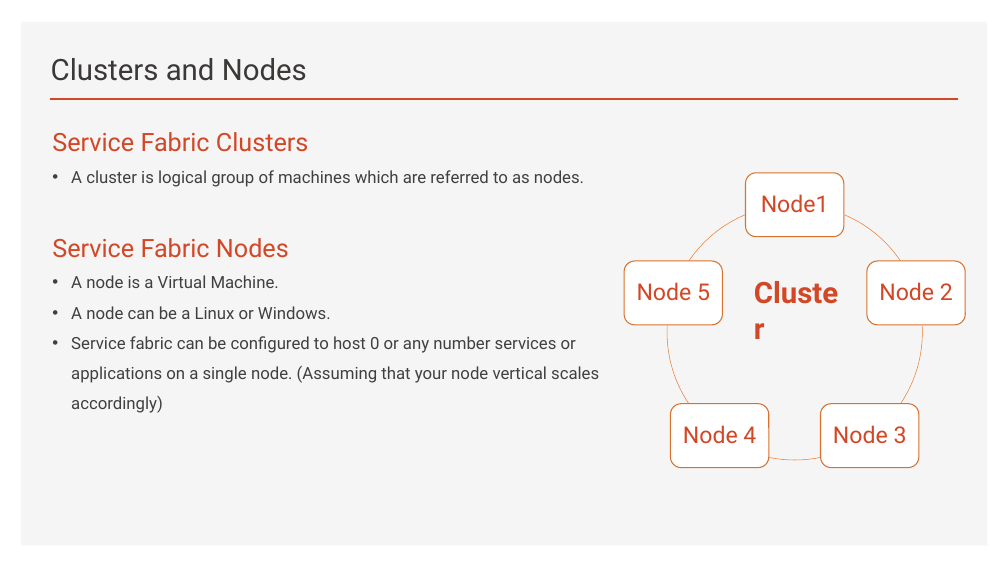
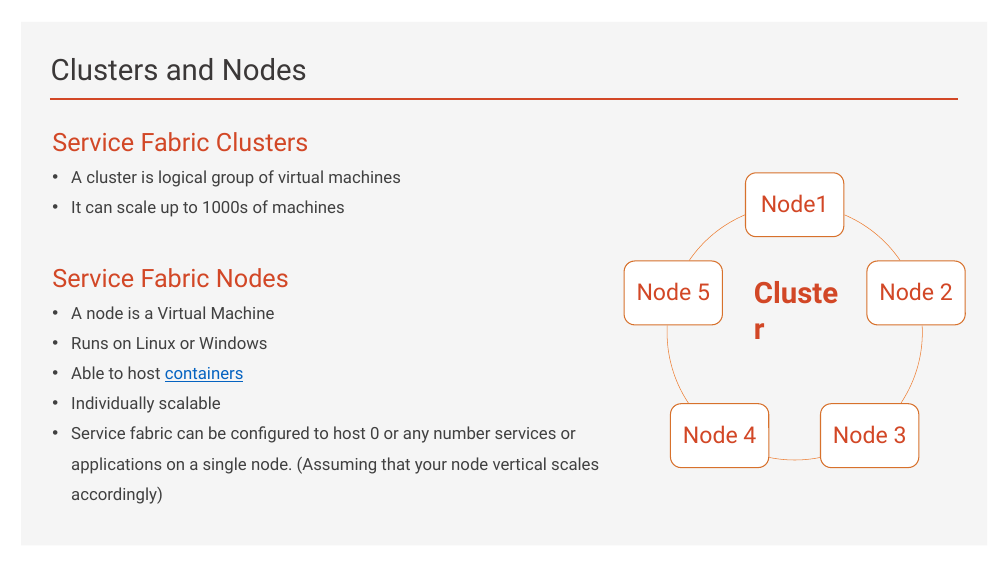
Before and after one commit to brianperera/EasyMaintain, a slide deck: slide 18 of Documents/MicroServices.pptx (slide 15 before the commit). Drawn at 1008x567 pixels with LibreOffice and Linux fonts; fonts in the diff are those of the drawing. Boxes give left, top, right and bottom in pixels: in the first picture for what was removed or moved away, otherwise in the second. Text is boxed around its words. In the diff, an @@ line names an element or a change of style, - is before the commit and + after.

```diff
--- a/Documents/MicroServices.pptx
+++ b/Documents/MicroServices.pptx
@@ text at (71, 170, 401, 217): text changed @@
-• A cluster is logical group of machines which are referred to as nodes.
+• A cluster is logical group of virtual machines
+• It can scale up to 1000s of machines
@@ text at (71, 306, 275, 413): text changed @@
-• A node is a Virtual Machine.
-• A node can be a Linux or Windows.
+• A node is a Virtual Machine
+• Runs on Linux or Windows
+• Able to host containers
+• Individually scalable
```
Also in this commit, not shown: 8 other slides changed, 6 slides added, 1 slide removed.
